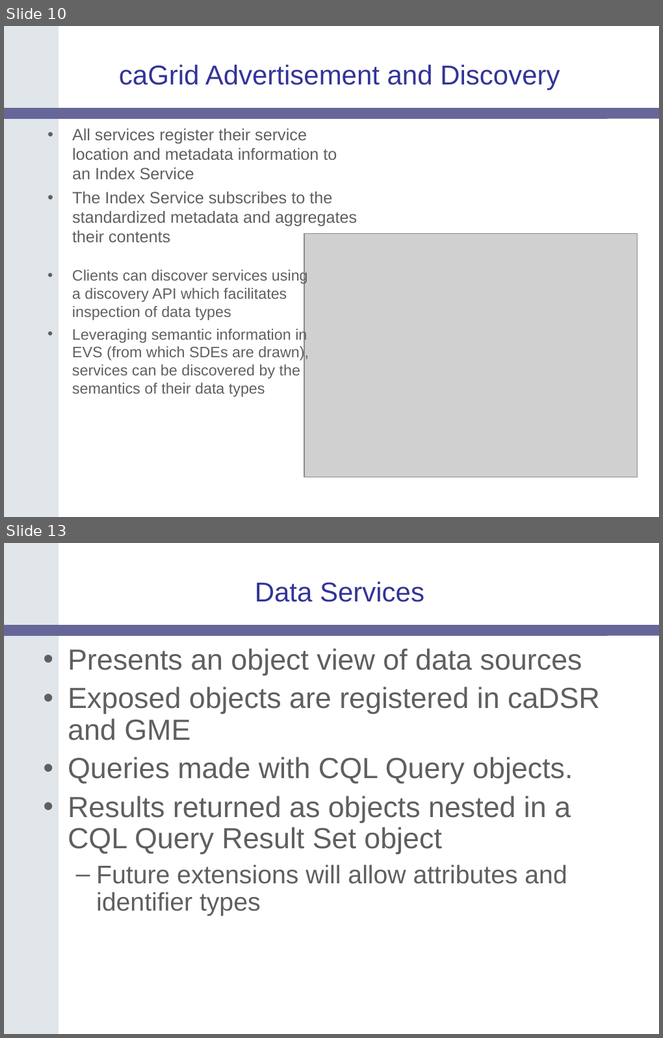
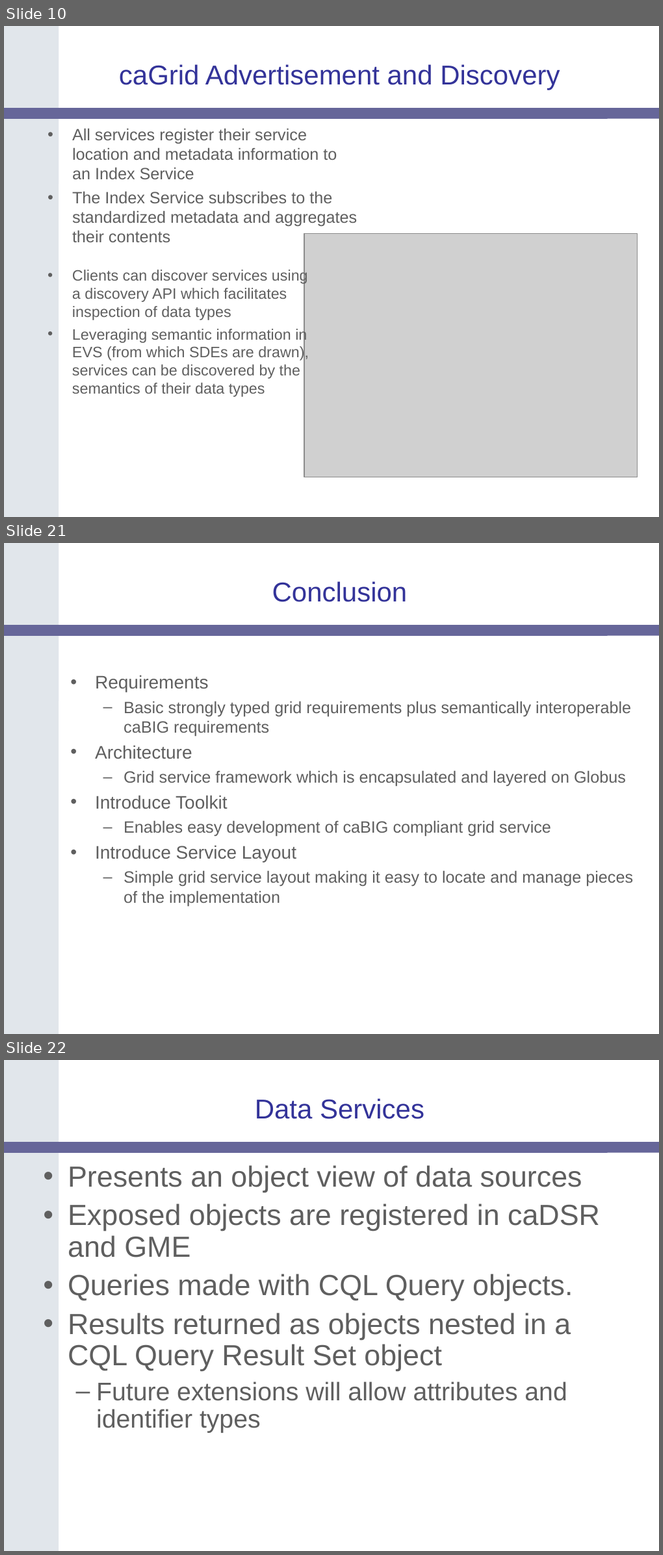
Before and after one commit to NCIP/cagrid-docs, a slide deck: presentations/200604_AnnualMeeting/caGrid-1.0-Architecture_caBIG-Annual-Meeting06.ppt. Shown one above the other, each under a label of ours: slides 10 and 13 before the commit, slides 10, 21 and 22 after it; the slides between them are not shown. The pictures are 663x1038 and 663x1555 pixels, drawn with LibreOffice and Linux fonts; fonts in the diff are those of the drawing; grey boxes stand for pictures; background and template pictures are left out. Boxes give left, top, right and bottom in pixels: in the first picture for what was removed or moved away, otherwise in the second. Text is boxed around its words. In the diff, an @@ line names an element or a change of style, - is before the commit and + after.

```diff
--- a/presentations/200604_AnnualMeeting/caGrid-1.0-Architecture_caBIG-Annual-Meeting06.ppt
+++ b/presentations/200604_AnnualMeeting/caGrid-1.0-Architecture_caBIG-Annual-Meeting06.ppt
@@ slide 21 added at [4,543,659,1034], background #FFFFFF; not listed: 2 template elements that a slide beside it also shows @@
@@ title added at [272,581,408,602], 30 pt, text #333399 @@
+Conclusion
@@ text added at [95,675,633,906], 18 pt, text #5F5F5F @@
+• Requirements
+  – Basic strongly typed grid requirements plus semantically interoperable caBIG requirements
+• Architecture
+  – Grid service framework which is encapsulated and layered on Globus
+• Introduce Toolkit
+  – Enables easy development of caBIG compliant grid service
+• Introduce Service Layout
+  – Simple grid service layout making it easy to locate and manage pieces of the implementation
@@ what was slide 13 is now slide 22 @@
```
Also in this commit, not shown: 1 slide changed, 10 other slides added, 2 slides removed.
